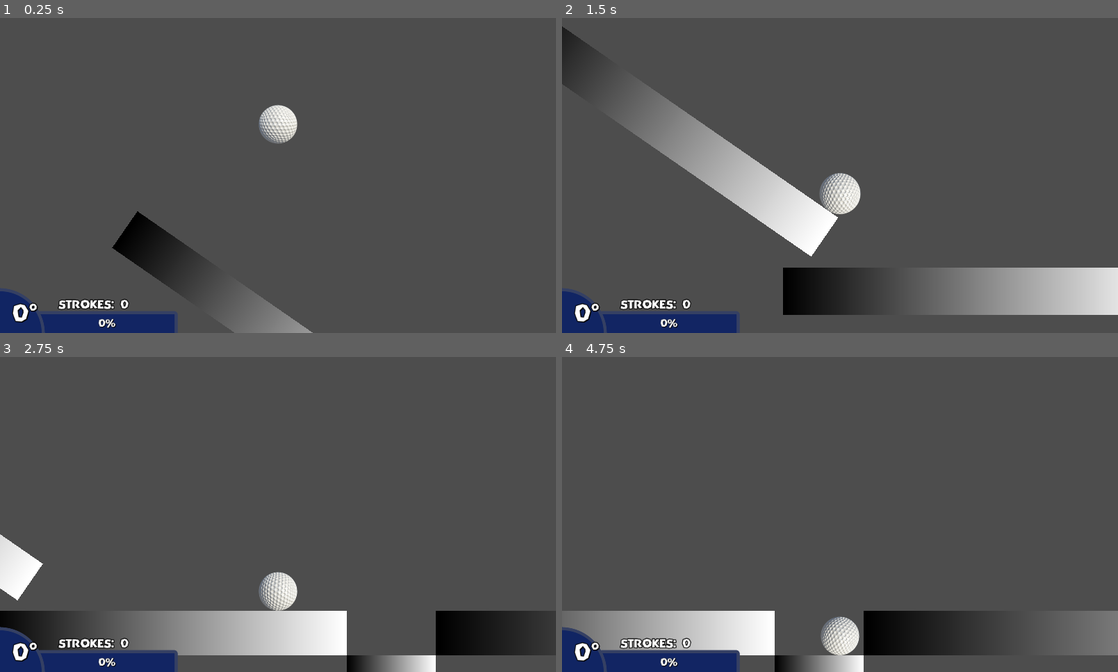
Above: before the commit, frames 1-4 (two rows, left to right).
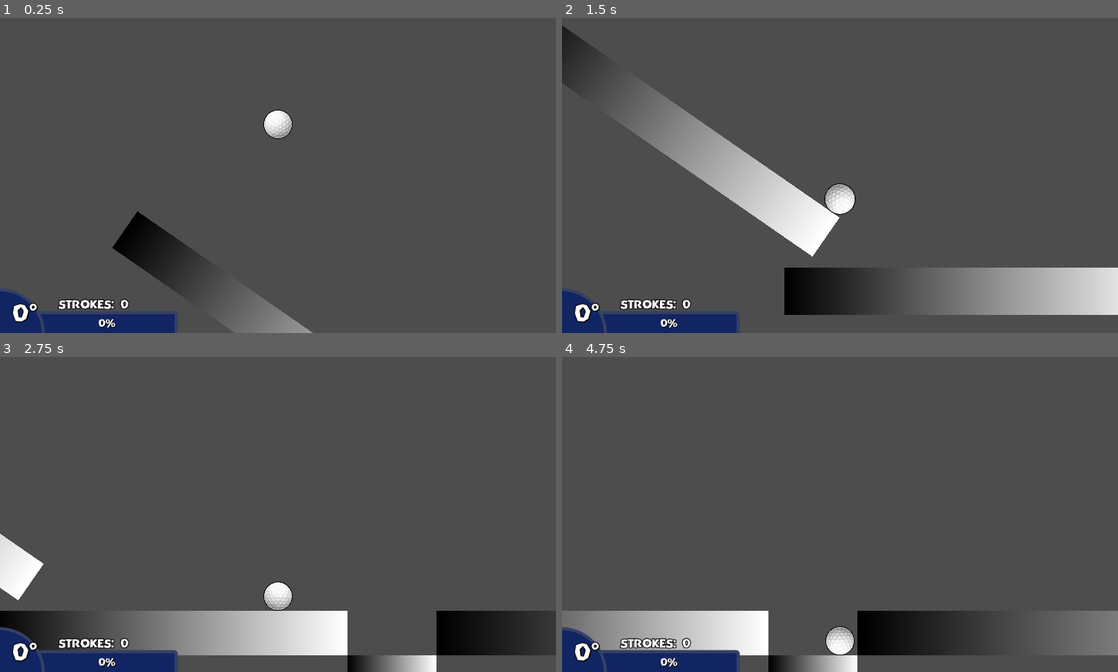
Above: after the commit, the same moments.

Repository: leafcabral/leafs-arcade
Game: Godot game, scene res://main/game_root.tscn
Two runs of this game, one before a commit and one after it. Both use one fixed random seed, a clock stepped at 60 frames per second and the inputs below.
Inputs (mouse positions are in pixels of both pictures, inside the frame that each line leads up to):
- Up to frame 1 (0.25 s): no input
- Up to frame 2 (1.5 s): click (840, 125) at 0.6 s; move the mouse to (728, 144) at 1.27 s; tap Mouse wheel up (zoom_in) at 1.35 s
- Up to frame 3 (2.75 s): move the mouse to (333, 372) at 2.02 s; tap Mouse wheel down (zoom_out) at 2.1 s
- Up to frame 4 (4.75 s): move the mouse to (812, 546) at 2.77 s; click (812, 546) at 2.85 s; move the mouse to (1006, 527) at 3.52 s; tap Mouse wheel up (zoom_in) at 3.6 s; move the mouse to (673, 401) at 4.27 s; tap Mouse wheel down (zoom_out) at 4.35 s

The runs differ from the first frame. In frame 1, 0.5% of the frame differs, in the area x 46-54%, y 27-40%; in frame 2, 0.9%; in frame 3, 0.6%; in frame 4, 1.0%, in the area x 37-55%, y 80-100%.

Commit message:
feat: change ball sprite to fit club sprite

Diff:
--- a/mini-golf-2d/entities/ball/golf_ball.tscn
+++ b/mini-golf-2d/entities/ball/golf_ball.tscn
@@ -1,13 +1,13 @@
 [gd_scene format=3 uid="uid://bat5adyfrgx65"]
 
 [ext_resource type="Script" uid="uid://cndergi5r1kef" path="res://entities/ball/golf_ball.gd" id="1_jyt08"]
-[ext_resource type="Texture2D" uid="uid://r286suc682fo" path="res://entities/ball/golf_ball.png" id="2_17kaq"]
+[ext_resource type="Texture2D" uid="uid://dx4xioilbdf1k" path="res://entities/ball/ball.png" id="2_17kaq"]
 
 [sub_resource type="PhysicsMaterial" id="PhysicsMaterial_17kaq"]
 bounce = 0.3
 
 [sub_resource type="CircleShape2D" id="CircleShape2D_oc7al"]
-radius = 28.0
+radius = 21.0
 
 [node name="Ball" type="RigidBody2D" unique_id=1146808135]
 collision_mask = 2
@@ -18,7 +18,7 @@
 metadata/_edit_group_ = true
 
 [node name="BallSprite" type="Sprite2D" parent="." unique_id=1980398275]
-scale = Vector2(0.5, 0.5)
+scale = Vector2(0.25, 0.25)
 texture = ExtResource("2_17kaq")
 
 [node name="BallCollisionShape" type="CollisionShape2D" parent="." unique_id=2034281646]
Binary file added: mini-golf-2d/entities/ball/ball.png
Not shown, added: mini-golf-2d/entities/ball/ball.png.import
Binary file removed: mini-golf-2d/entities/ball/golf_ball.png
